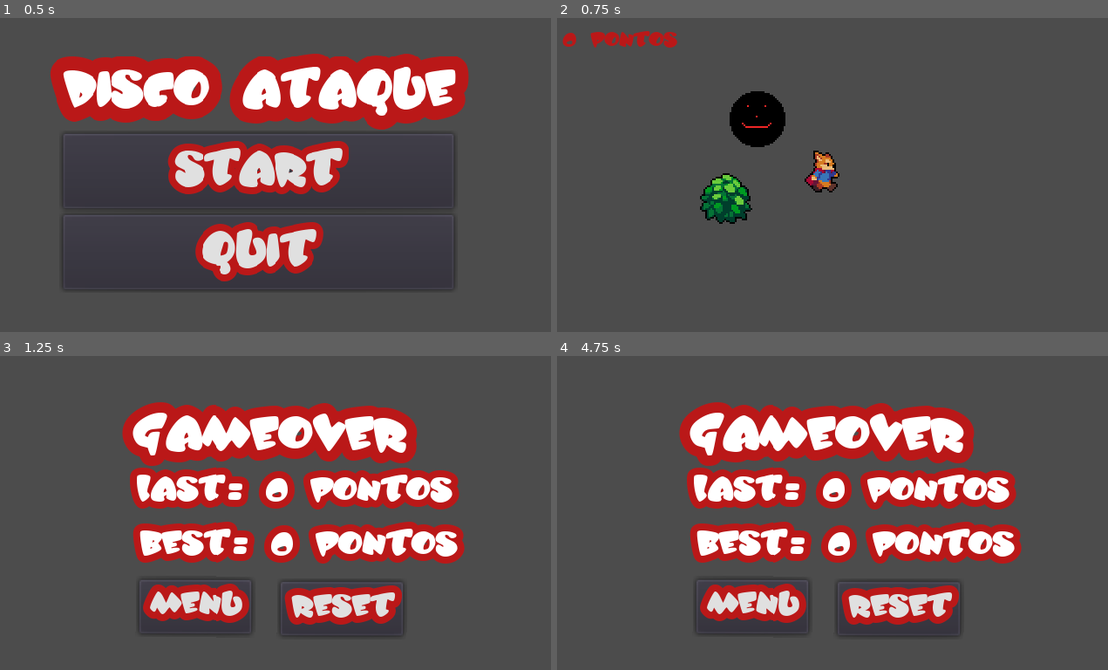
Above: before the commit, frames 1-4 (two rows, left to right).
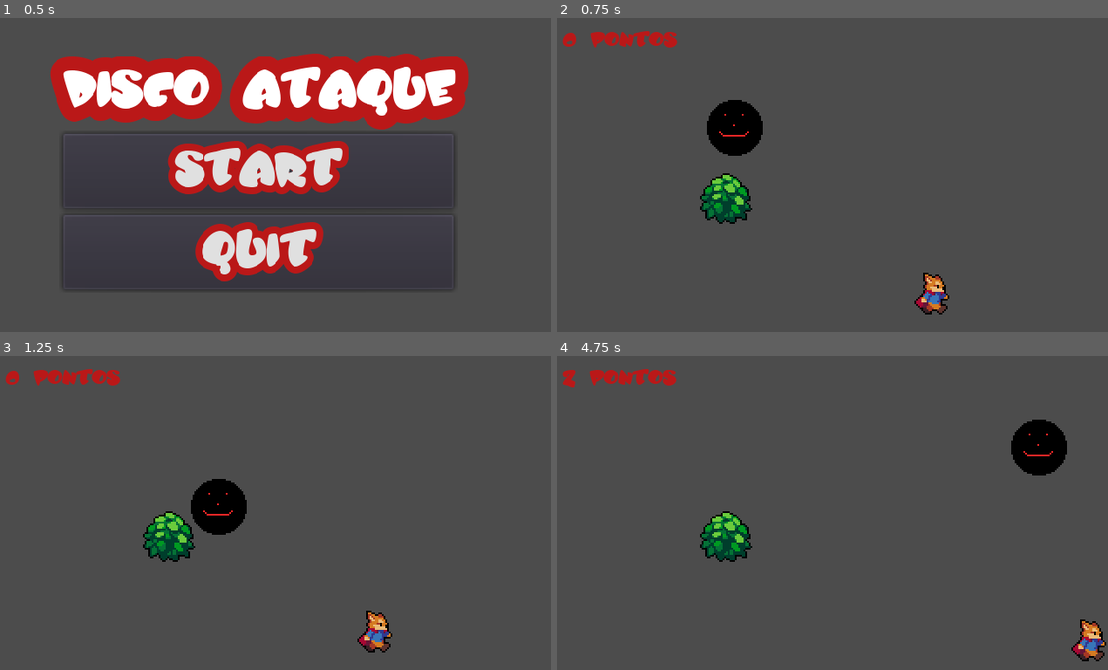
Above: after the commit, the same moments.

Repository: JudeuBugado/disco-ataque
Game: Godot game, scene res://Menu.tscn
The game is run twice, just before and just after one commit, with the same random seed, the same clock (stepped at 60 frames per second) and the same inputs.
Inputs (mouse positions are in pixels of both pictures, inside the frame that each line leads up to):
- Up to frame 1 (0.5 s): no input
- Up to frame 2 (0.75 s): click "START" at 0.5 s
- Up to frame 3 (1.25 s): no input
- Up to frame 4 (4.75 s): click (898, 607) at 1.25 s, where only the run before the commit has a clickable "RESET"; click "RESET" at 2 s; hold Right (ui_right) 2.78-3.53 s; hold Down (ui_down) 3.53-4.28 s; hold Right (ui_right) from 4.28 s (still down)

Frame 1 is identical in both runs. In frame 2, 2.6% of the frame differs, in the area x 27-72%, y 23-95%; in frame 3, 28%; in frame 4, 29%, in the area x 0-100%, y 4-98%.

Commit message:
Commit 4
Spawn

Diff:
--- a/KinematicBody2D.gd
+++ b/KinematicBody2D.gd
@@ -4,6 +4,7 @@
 var direcao = Vector2.ZERO
 var pontuacao = 0
 export var aceleracao =2
+const DISCO = preload("res://Disco.tscn")
 
 func _ready():
 	Global.pontuacao = 0
@@ -32,4 +33,4 @@
 
 func _on_TimerPontuao_timeout():
 	Global.pontuacao += 1
-	print(String(Global.pontuacao) + "PONTOS")
+	#print(String(Global.pontuacao) + "PONTOS")
--- a/Node2D.gd
+++ b/Node2D.gd
@@ -1 +1,9 @@
 extends Node2D
+
+const DISCO = preload("res://Disco.tscn")
+
+
+func _on_TimerSpawn_timeout():
+	var disco = DISCO.instance()
+	get_parent().add_child(disco)
+	print("aaaaaa")
--- a/Node2D.tscn
+++ b/Node2D.tscn
@@ -20,7 +20,7 @@
 texture = ExtResource( 1 )
 
 [node name="Player" type="KinematicBody2D" parent="."]
-position = Vector2( 158, 88 )
+position = Vector2( 221.019, 157.973 )
 collision_layer = 4
 script = ExtResource( 3 )
 __meta__ = {
@@ -82,10 +82,16 @@
 shape = SubResource( 2 )
 
 [node name="discoFeliz" parent="." instance=ExtResource( 4 )]
+position = Vector2( 97.0023, 18.9883 )
 
 [node name="TimerPontuação" type="Timer" parent="."]
 autostart = true
 
 [node name="HUD" parent="." instance=ExtResource( 5 )]
 
+[node name="TimerSpawn" type="Timer" parent="."]
+wait_time = 3.0
+autostart = true
+
 [connection signal="timeout" from="TimerPontuação" to="Player" method="_on_TimerPontuao_timeout"]
+[connection signal="timeout" from="TimerSpawn" to="." method="_on_TimerSpawn_timeout"]
--- a/discoFeliz.gd
+++ b/discoFeliz.gd
@@ -6,9 +6,12 @@
 var direcao1 = Vector2.UP
 var direcao2 = Vector2.LEFT
 export var aceleracao = 2
+var posicaoX
 
 func _ready():
 	random.randomize()
+	position.x = random.randi_range(20,300)
+	position.y = random.randi_range(15,150)
 	match random.randi_range(0,3):
 		0:
 			continue
